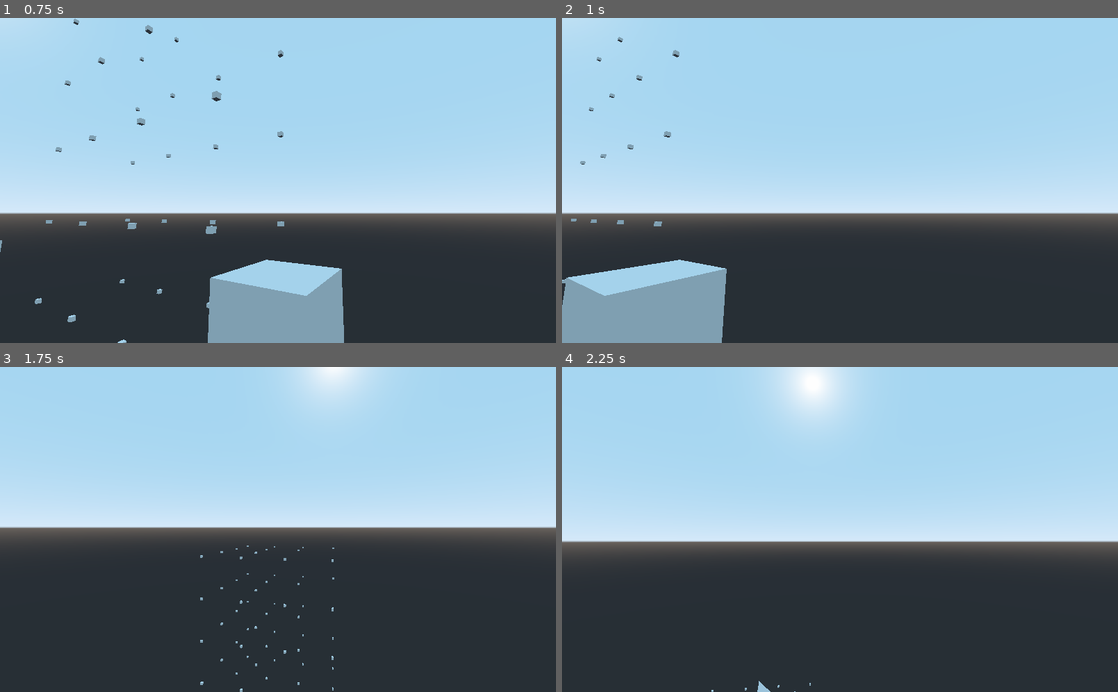
Above: before the commit, frames 1-4 (two rows, left to right).
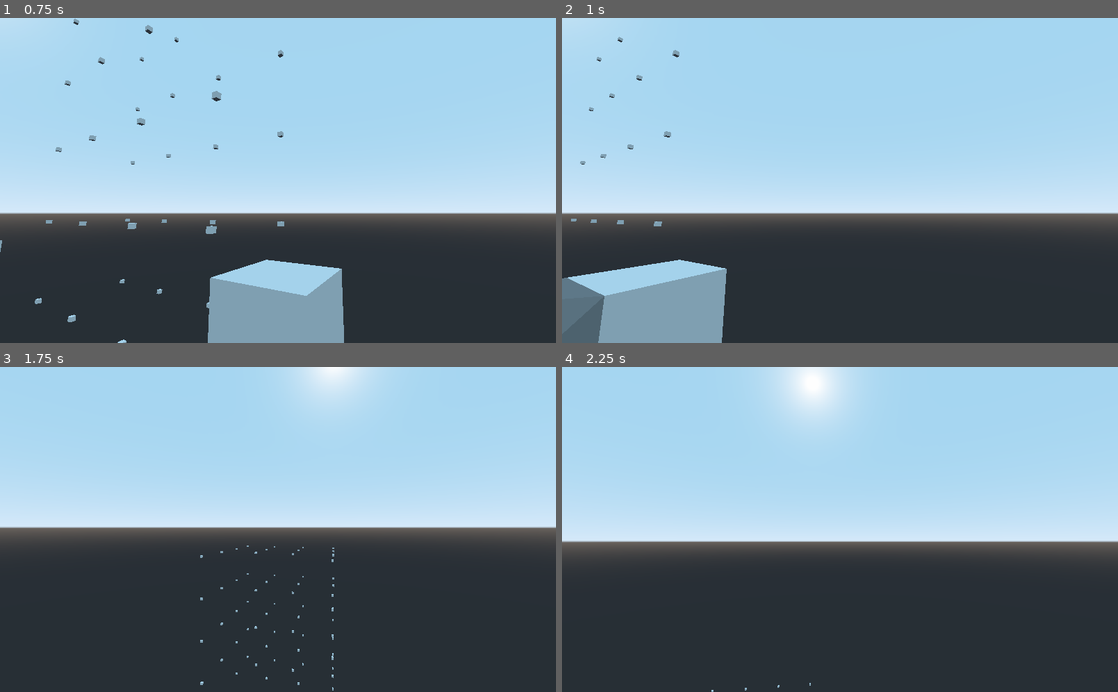
Above: after the commit, the same moments.

Repository: pragma-strict/Wave-Function-Collapse-Godot
Game: Godot game, scene res://Scenes/Main.tscn
Two runs of this game, one before a commit and one after it. Both use one fixed random seed, a clock stepped at 60 frames per second and the inputs below.
Inputs (mouse positions are in pixels of both pictures, inside the frame that each line leads up to):
- Up to frame 1 (0.75 s): tap Enter at 0.5 s; move the mouse to (400, 164) at 0.52 s; hold Right (ui_right) from 0.53 s (still down); tap Space at 0.6 s; click (400, 164) at 0.67 s
- Up to frame 2 (1 s): keep holding Right (ui_right); tap Space at 0.77 s
- Up to frame 3 (1.75 s): tap Space at 1.07, 1.52, 1.55 s; move the mouse to (250, 529) at 1.27 s; release Right (ui_right) at 1.28 s; hold Up (ui_up) from 1.28 s (still down); tap R at 1.35 s
- Up to frame 4 (2.25 s): keep holding Up (ui_up); tap Space at 1.82, 2.1 s; move the mouse to (851, 523) at 2.02 s

Frame 1 is identical in both runs. In frame 2, 1.3% of the frame differs, in the area x 0-8%, y 79-100%; in frame 3, less than 0.1%; in frame 4, less than 0.1%.

Commit message:
Set up adjacencies for new tiles

Diff:
--- a/Scripts/Prototypes.gd
+++ b/Scripts/Prototypes.gd
@@ -69,6 +69,19 @@
 		'rot_symmetry' : 'none'
 	},
 	{
+		'mesh_ref' : 'res://Meshes/chunk_5_peak.obj',	# Peak
+		'sockets' : {
+			'right' : 'no-surf',
+			'left' : 'no-surf',
+			'up' : 'no-surf',
+			'down' : 'sq-bottom',
+			'forward' : 'no-surf',
+			'back' : 'no-surf'
+		},
+		'rotation' : 0,
+		'rot_symmetry' : '4-way'
+	},
+	{
 		'mesh_ref' : 'res://Meshes/chunk_6_air.obj',		# Air / empty cube
 		'sockets' : {
 			'right' : 'empty',
@@ -80,6 +93,19 @@
 		},
 		'rotation' : 0,
 		'rot_symmetry' : '4-way'
+	},
+	{
+		'mesh_ref' : 'res://Meshes/chunk_7_missing_corner.obj',		# Missing corner
+		'sockets' : {
+			'right' : 'tr-bl',
+			'left' : 'sq',
+			'up' : 'no-surf',
+			'down' : 'sq-bottom',
+			'forward' : 'sq',
+			'back' : 'tl-br'
+		},
+		'rotation' : 0,
+		'rot_symmetry' : 'none'
 	}
 ]
 
@@ -96,8 +122,6 @@
 	['empty', 'empty'],
 	['cube', 'sq'],
 	['cube', 'empty'],
-	['cube', 'tr-bl'],
-	['cube', 'tl-br'],
 	['tl-br', 'tr-bl'],
 	['empty', 'no-surf']
 ]
--- a/Scripts/Wave Function.gd
+++ b/Scripts/Wave Function.gd
@@ -230,7 +230,6 @@
 			if len(new_neighbor_superpos) == 0:
 				print("Warning: assigning an empty superposition!")
 			if len(new_neighbor_superpos) == 1:
-				print("Assigning a superposition of length 1 at index: ", neighbor_index)
 				collapse_specific(neighbor_index)
 			propogate(neighbor_index, depth + 1)
 			if debug_mode:
Not shown, added: Meshes/chunk_7_missing_corner.mtl
Not shown, changed: Meshes/Wave Function Components.blend
Not shown, changed: Meshes/Wave Function Components.blend1
